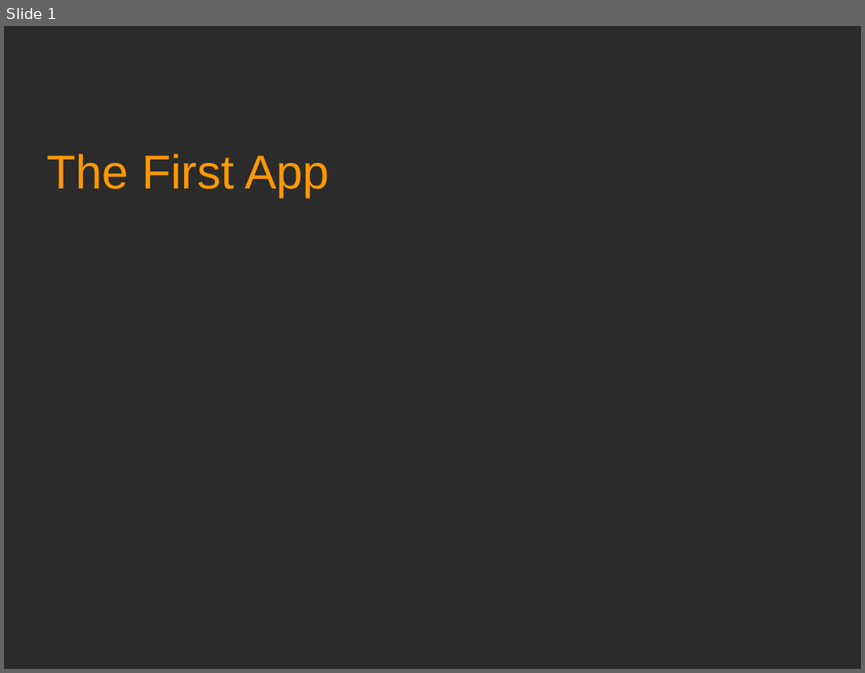
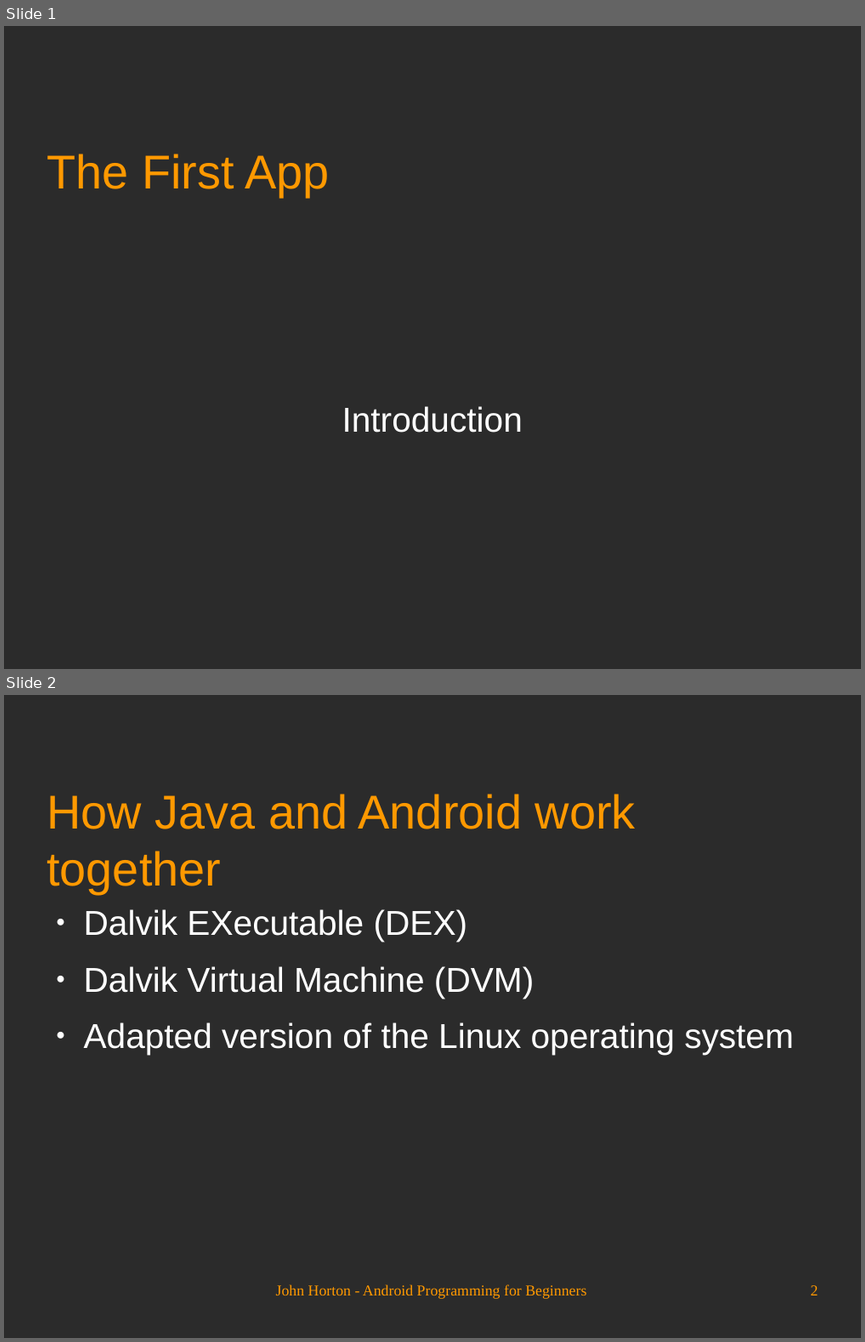
Before and after one commit to Academy-Soft-Intellect/Android-Programming-for-Beginners, a slide deck: 01_The_First_App.odp. Shown one above the other, each under a label of ours: slide 1 before the commit, slides 1 and 2 after it. The pictures are 865x673 and 865x1342 pixels, drawn with LibreOffice and Linux fonts; fonts in the diff are those of the drawing; background and template pictures are left out; a plain dark background stands for a picture behind light text. Boxes give left, top, right and bottom in pixels: in the first picture for what was removed or moved away, otherwise in the second. Text is boxed around its words. In the diff, an @@ line names an element or a change of style, - is before the commit and + after.

```diff
--- a/01_The_First_App.odp
+++ b/01_The_First_App.odp
@@ slide 2 added at (4,695,861,1338), background picture (left out) @@
@@ title added at (46,794,636,894), 44 pt, text #FF9900 @@
+How Java and Android work together
@@ text added at (84,909,794,1055), 32 pt, text #FFFFFF @@
+● Dalvik EXecutable (DEX)
+● Dalvik Virtual Machine (DVM)
+● Adapted version of the Linux operating system
@@ text added at (276,1284,586,1299), 14 pt, text #FF9900 @@
+John Horton - Android Programming for Beginners
@@ page number added at (811,1285,818,1295), 14 pt, text #FF9900 @@
+2
@@ slide 1 changed as well @@
@@ subtitle added at (342,406,522,432), 32 pt, text #FFFFFF @@
+Introduction
```
Also in this commit, not shown: 1 other slide changed, 22 other slides added.
